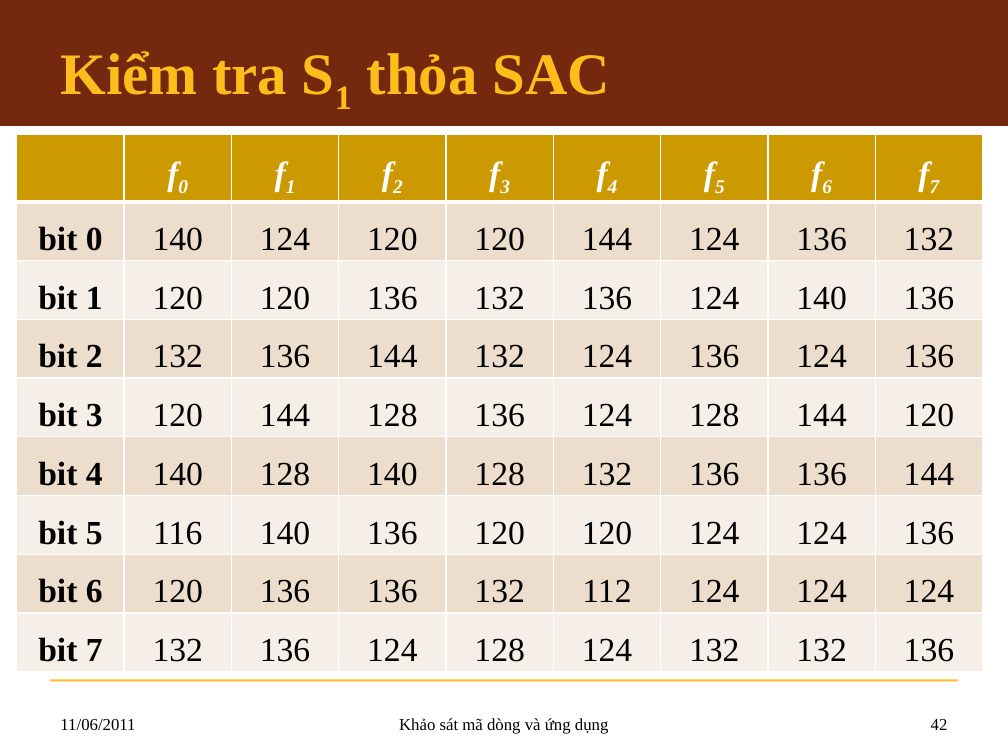
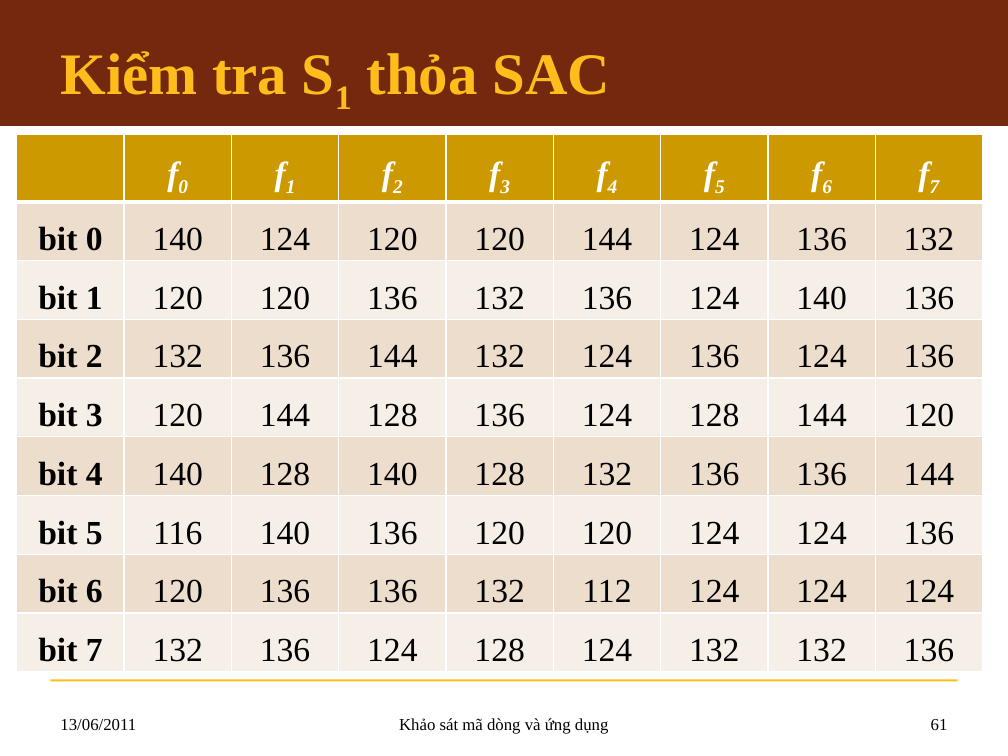
Before and after one commit to hemprasad/lvmm-sc, a slide deck: slide 61 of 7.Slide/KLTN_Slide.pptx (slide 42 before the commit). Drawn at 1008x756 pixels with LibreOffice and Linux fonts; fonts in the diff are those of the drawing; background and template pictures are left out. Boxes give left, top, right and bottom in pixels: in the first picture for what was removed or moved away, otherwise in the second. Text is boxed around its words. In the diff, an @@ line names an element or a change of style, - is before the commit and + after.

```diff
--- a/7.Slide/KLTN_Slide.pptx
+++ b/7.Slide/KLTN_Slide.pptx
@@ text at box(60, 719, 136, 730): text changed @@
-11/06/2011
+13/06/2011
@@ page number at box(931, 719, 948, 730): text changed @@
-42
+61
```
Also in this commit, not shown: 42 other slides changed, 29 slides added.
